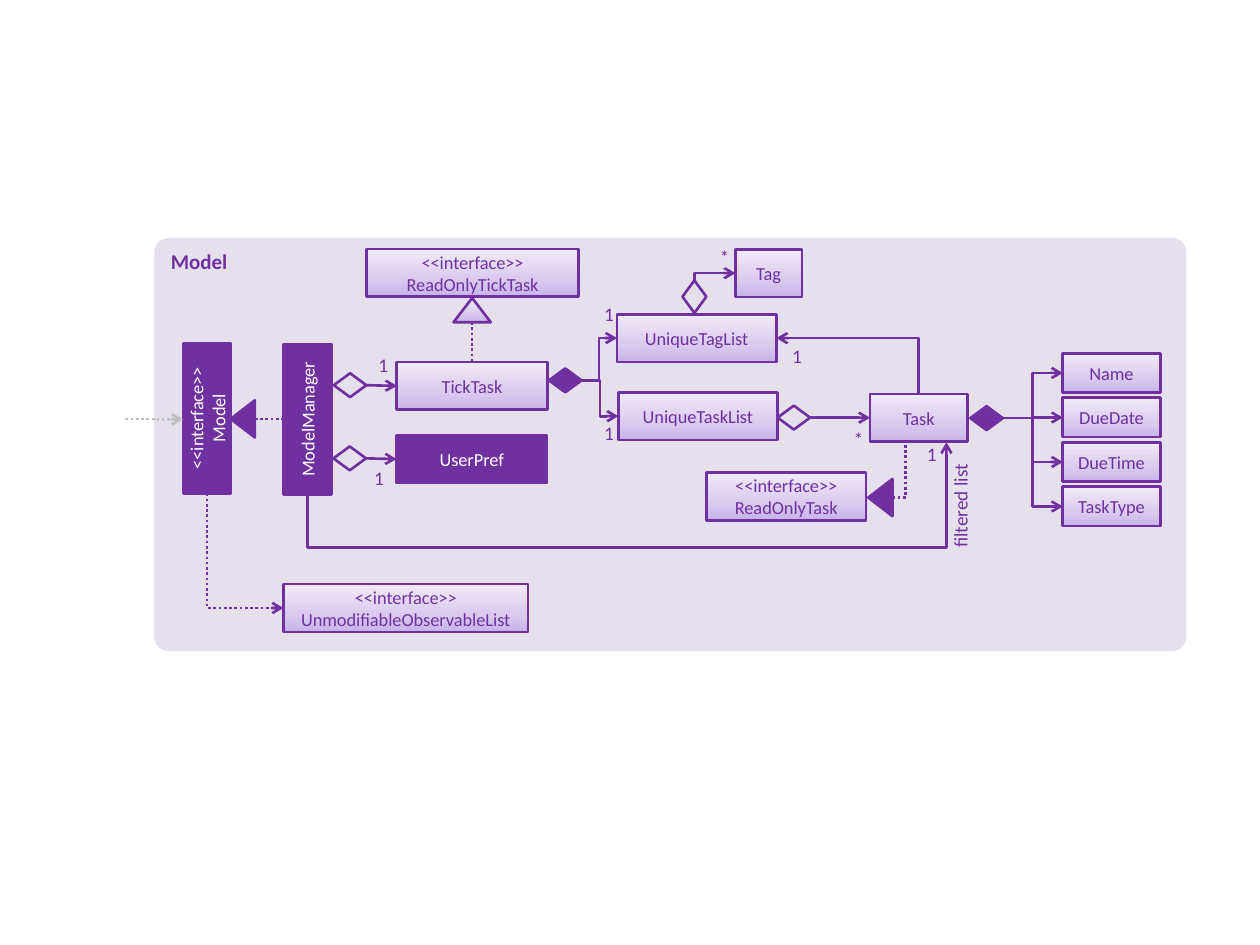
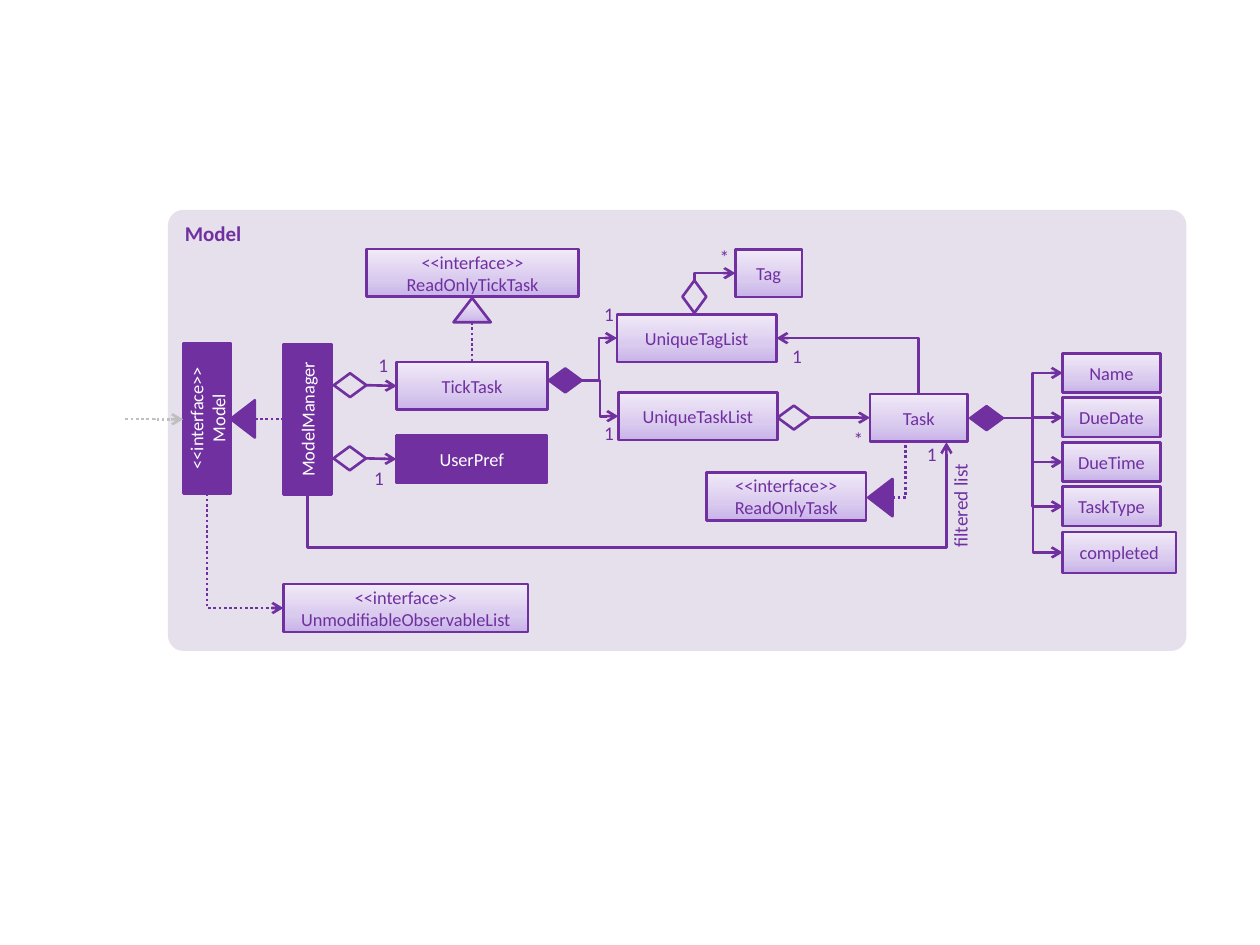
Before and after one commit to nus-cs2103-AY1617S4/addressbook-level4, a slide deck: slide 1 of docs/diagrams/ModelComponentClassDiagram.pptx. Drawn at 1260x945 pixels with LibreOffice and Linux fonts; fonts in the diff are those of the drawing. Boxes give left, top, right and bottom in pixels: in the first picture for what was removed or moved away, otherwise in the second. Text is boxed around its words. In the diff, an @@ line names an element or a change of style, - is before the commit and + after.

```diff
--- a/docs/diagrams/ModelComponentClassDiagram.pptx
+++ b/docs/diagrams/ModelComponentClassDiagram.pptx
@@ rounded rectangle "Model": place and size @@
-rounded rectangle "Model" at <box>154,238,1186,651</box>
+rounded rectangle "Model" at <box>168,210,1186,651</box>
@@ elbow arrow added from (1033, 489) to (1062, 552), #7030A0 1.5 pt @@
@@ rectangle added at <box>1062,532,1176,572</box>, fill gradient #C9B5E8 to #D8CBEE to #F0EAF9, outline #7030A0 1.5 pt, 10.5 pt, text #7030A0 @@
+completed
```
Also in this commit, not shown: 12 other files.
